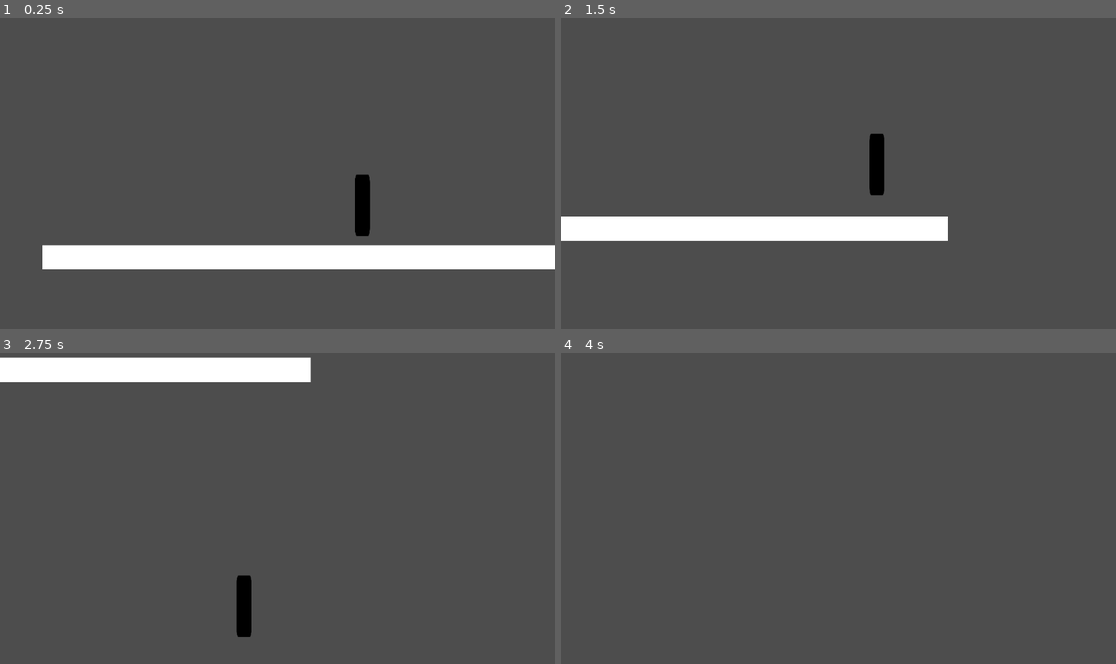
Above: before the commit, frames 1-4 (two rows, left to right).
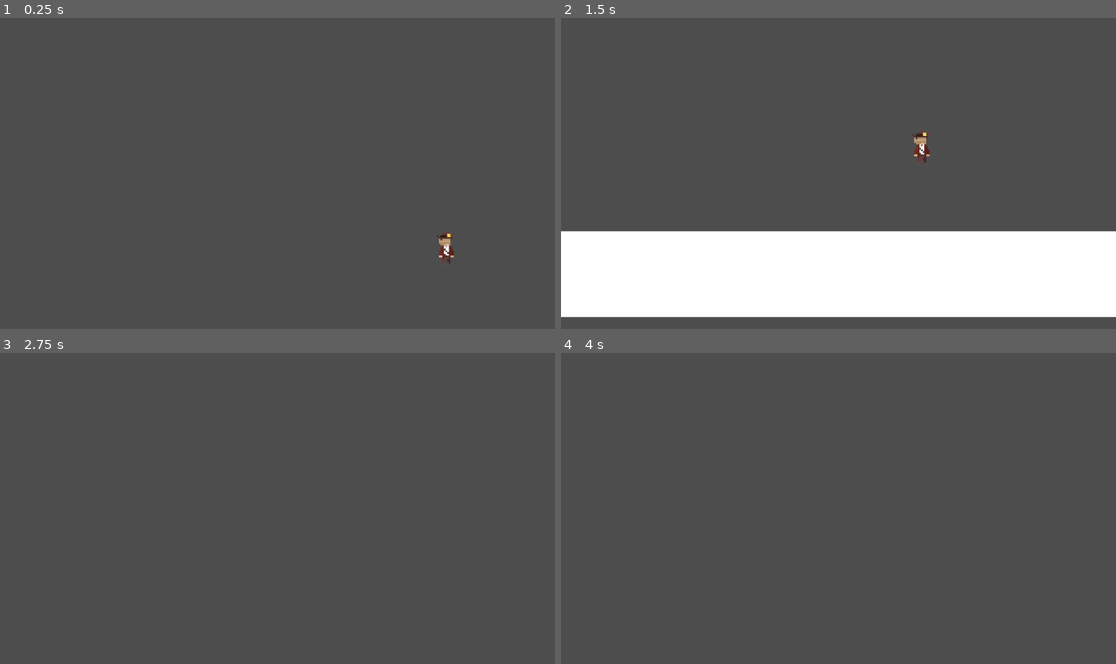
Above: after the commit, the same moments.

Repository: Spiderpat12/Project
Game: Godot game, scene res://Scene/prototybe.tscn
Same seed, same stepped clock (60 frames per second), same inputs: the game is played once before the commit and once after it. The project has no main scene, so this scene is started directly. The engine's default icon, where the game draws it, is replaced by a stand-in: a white triangle on a blue panel in a dark square.
Inputs:
- Up to frame 1 (0.25 s): no input
- Up to frame 2 (1.5 s): hold Right (ui_right) from 0.53 s (still down); tap Space (ui_accept) at 0.6, 0.77, 1.07, 1.35 s
- Up to frame 3 (2.75 s): tap Space (ui_accept) at 1.52, 1.82, 2.1 s; release Right (ui_right) at 2.03 s; hold Left (ui_left) from 2.03 s (still down)
- Up to frame 4 (4 s): release Left (ui_left) at 2.78 s; hold Right (ui_right) from 2.78 s (still down); tap Space (ui_accept) at 2.85, 3.02, 3.32, 3.6, 3.77 s

The runs differ from the first frame. In frame 1, 7.8% of the frame differs, in the area x 7-100%, y 50-81%; in frame 2, 30%, in the area x 0-100%, y 36-97%; in frame 3, 5.0%; in frame 4, nothing differs.

Commit message:
acceleration

Diff:
--- a/Scene/prototybe.tscn
+++ b/Scene/prototybe.tscn
@@ -1,7 +1,7 @@
 [gd_scene load_steps=7 format=3 uid="uid://5y35wg41apcu"]
 
-[ext_resource type="Texture2D" uid="uid://d3ifeude14tws" path="res://icon.svg" id="2_q6c24"]
 [ext_resource type="Script" path="res://Scripts/Player.gd" id="2_up1o3"]
+[ext_resource type="Texture2D" uid="uid://cgpd835wsqyti" path="res://sprites/sds.png" id="3_4urei"]
 [ext_resource type="PackedScene" uid="uid://colhkjk7vslwt" path="res://Component/camera_component.tscn" id="3_fpoe7"]
 
 [sub_resource type="RectangleShape2D" id="RectangleShape2D_namwp"]
@@ -9,8 +9,9 @@
 
 [sub_resource type="QuadMesh" id="QuadMesh_gx3hd"]
 
-[sub_resource type="RectangleShape2D" id="RectangleShape2D_oo2t3"]
-size = Vector2(30, 128)
+[sub_resource type="CapsuleShape2D" id="CapsuleShape2D_hcsv8"]
+radius = 3.0
+height = 18.0
 
 [node name="Proto" type="Node2D"]
 
@@ -27,21 +28,23 @@
 scale = Vector2(805, 127)
 mesh = SubResource("QuadMesh_gx3hd")
 
-[node name="CameraComponent" parent="." node_paths=PackedStringArray("Target") instance=ExtResource("3_fpoe7")]
-Target = NodePath("../Player")
-followSpeed = 5.0
-
 [node name="Player" type="CharacterBody2D" parent="."]
 position = Vector2(650, 143)
 script = ExtResource("2_up1o3")
 speed = 400.0
 jump = 400.0
 gravit = 20.0
+acceleration = 1500.0
 
 [node name="Sprite2D" type="Sprite2D" parent="Player"]
-modulate = Color(0, 0, 0, 1)
-scale = Vector2(0.24, 1)
-texture = ExtResource("2_q6c24")
+texture_filter = 1
+texture = ExtResource("3_4urei")
 
 [node name="CollisionShape2D" type="CollisionShape2D" parent="Player"]
-shape = SubResource("RectangleShape2D_oo2t3")
+position = Vector2(-1, 2)
+shape = SubResource("CapsuleShape2D_hcsv8")
+
+[node name="CameraComponent" parent="." node_paths=PackedStringArray("Target") instance=ExtResource("3_fpoe7")]
+zoom = Vector2(3.5, 3.5)
+Target = NodePath("../Player")
+followSpeed = 7.0
--- a/Scripts/Player.gd
+++ b/Scripts/Player.gd
@@ -3,23 +3,30 @@
 @export var speed : float
 @export var jump : float
 @export var gravit : float
+@export var acceleration : float
 
 
 func _physics_process(delta):
 	Gravity(delta)
-
-	if Input.is_action_just_pressed("ui_accept") and is_on_floor():
-		velocity.y = -jump
-
-	var direction = Input.get_axis("ui_left", "ui_right")
-	if direction:
-		velocity.x = direction * speed
-	else:
-		velocity.x = move_toward(velocity.x, 0, speed)
-
-	move_and_slide()
+	MoveMent(delta)
+	Jump()
 
 
 func Gravity(delta) -> void:
 	if (!is_on_floor()):
 		velocity.y += gravit
+
+func MoveMent(delta) -> void:
+	var direction = Input.get_axis("ui_left", "ui_right")
+	if direction:
+		velocity.x = move_toward(velocity.x, direction * speed, acceleration * delta)
+		$Sprite2D.flip_h = direction < 0
+	else:
+		velocity.x = move_toward(velocity.x, 0, acceleration * delta)
+
+	move_and_slide()
+
+
+func Jump() -> void:
+	if Input.is_action_just_pressed("ui_accept") and is_on_floor():
+		velocity.y = -jump
Binary file added: sprites/sds.png
Not shown, added: sprites/sds.png.import
